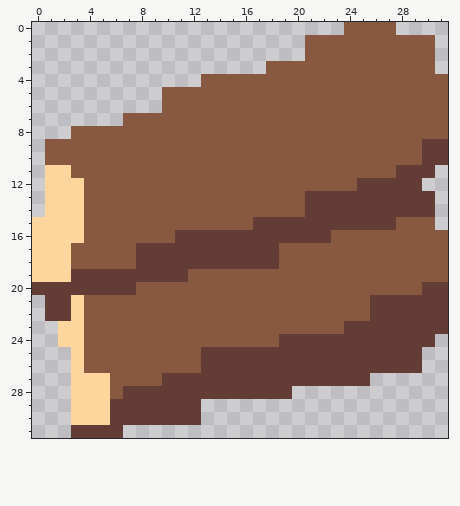
Two versions of one pixel-art sprite, sprites/items/wooden-log.png. That is the earlier state.
The file is 32x32 pixels.
And afterwards:
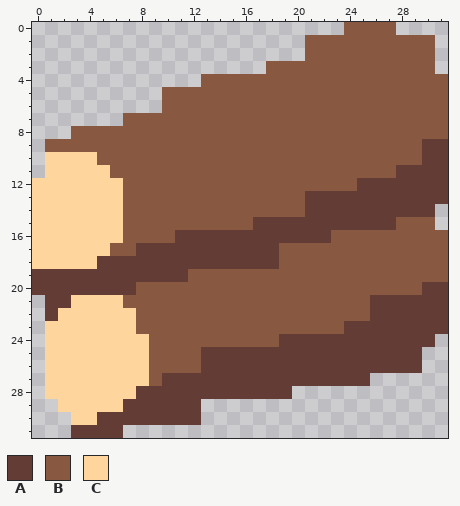
Palette (. is transparent): A #623c35  B #895841  C #ffd59e
The commit says: round out wooden log sprite
What changed:
@@ x 0..31 @@
  9 .BBBBBBBBBBBBBBBBBBBBBBBBBBBBBAA
-10 .BBBBBBBBBBBBBBBBBBBBBBBBBBBBBAA
-11 .CCBBBBBBBBBBBBBBBBBBBBBBBBBAAA.
-12 .CCCBBBBBBBBBBBBBBBBBBBBBAAAAA..
-13 .CCCBBBBBBBBBBBBBBBBBAAAAAAAAAA.
-14 .CCCBBBBBBBBBBBBBBBBBAAAAAAAAAA.
-15 CCCCBBBBBBBBBBBBBAAAAAAAAAAABBB.
-16 CCCCBBBBBBBAAAAAAAAAAAABBBBBBBBB
-17 CCCBBBBBAAAAAAAAAAABBBBBBBBBBBBB
-18 CCCBBBBBAAAAAAAAAAABBBBBBBBBBBBB
-19 CCCAAAAAAAAABBBBBBBBBBBBBBBBBBBB
+10 .CCCCBBBBBBBBBBBBBBBBBBBBBBBBBAA
+11 .CCCCCBBBBBBBBBBBBBBBBBBBBBBAAAA
+12 CCCCCCCBBBBBBBBBBBBBBBBBBAAAAAAA
+13 CCCCCCCBBBBBBBBBBBBBBAAAAAAAAAAA
+14 CCCCCCCBBBBBBBBBBBBBBAAAAAAAAAA.
+15 CCCCCCCBBBBBBBBBBAAAAAAAAAAABBB.
+16 CCCCCCCBBBBAAAAAAAAAAAABBBBBBBBB
+17 CCCCCCBBAAAAAAAAAAABBBBBBBBBBBBB
+18 CCCCCAAAAAAAAAAAAAABBBBBBBBBBBBB
+19 AAAAAAAAAAAABBBBBBBBBBBBBBBBBBBB
 20 AAAAAAAABBBBBBBBBBBBBBBBBBBBBBAA
-21 .AACBBBBBBBBBBBBBBBBBBBBBBAAAAAA
-22 .AACBBBBBBBBBBBBBBBBBBBBBBAAAAAA
-23 ..CCBBBBBBBBBBBBBBBBBBBBAAAAAAAA
-24 ..CCBBBBBBBBBBBBBBBAAAAAAAAAAAA.
-25 ...CBBBBBBBBBAAAAAAAAAAAAAAAAA..
-26 ...CBBBBBBBBBAAAAAAAAAAAAAAAAA..
-27 ...CCCBBBBAAAAAAAAAAAAAAAA......
-28 ...CCCBAAAAAAAAAAAAA............
-29 ...CCCAAAAAAA...................
-30 ...CCCAAAAAAA...................
+21 .AACCCCBBBBBBBBBBBBBBBBBBBAAAAAA
+22 .ACCCCCCBBBBBBBBBBBBBBBBBBAAAAAA
+23 .CCCCCCCBBBBBBBBBBBBBBBBAAAAAAAA
+24 .CCCCCCCCBBBBBBBBBBAAAAAAAAAAAA.
+25 .CCCCCCCCBBBBAAAAAAAAAAAAAAAAA..
+26 .CCCCCCCCBBBBAAAAAAAAAAAAAAAAA..
+27 .CCCCCCCCBAAAAAAAAAAAAAAAA......
+28 .CCCCCCCAAAAAAAAAAAA............
+29 ..CCCCCAAAAAA...................
+30 ...CCAAAAAAAA...................
 31 ...AAAA.........................
